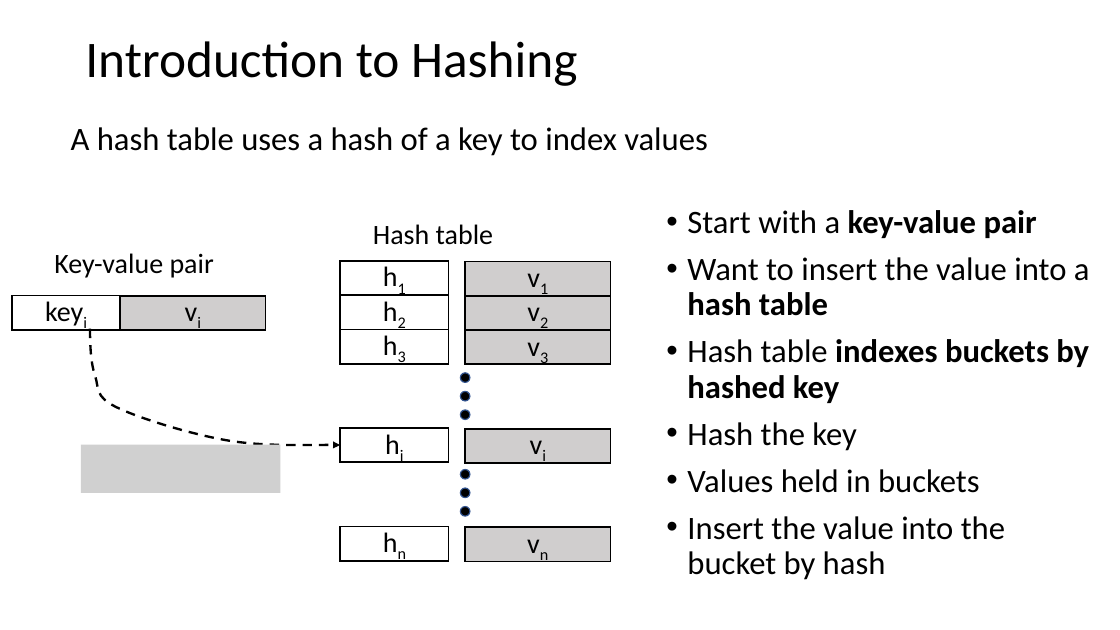
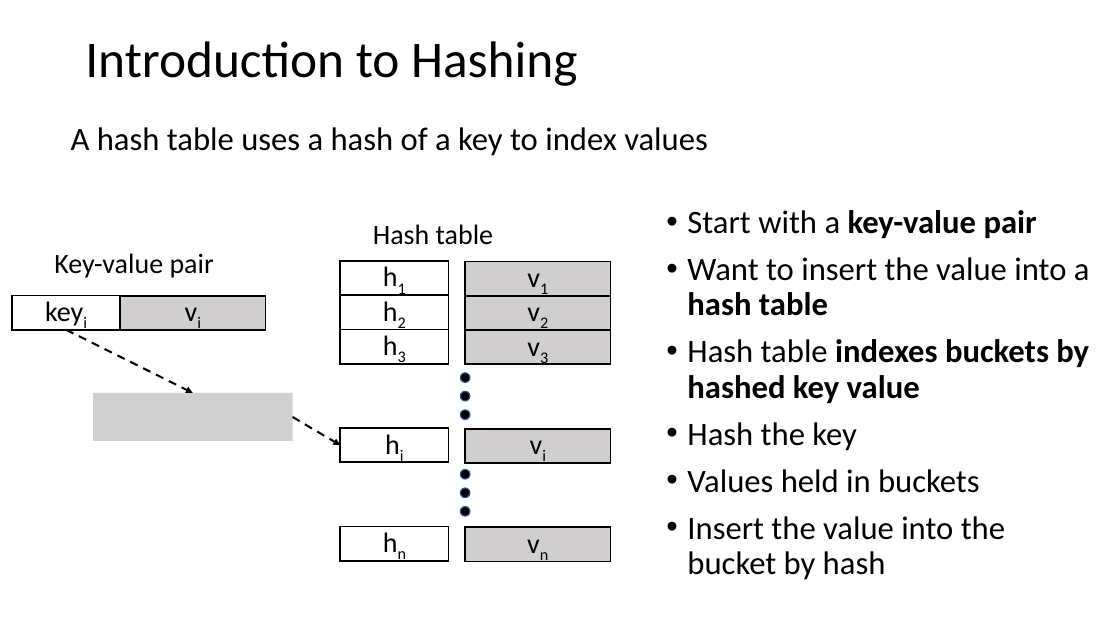
Before and after one commit to StephenElston/CSCI-E-108, a slide deck: slide 15 of slides/1_Introduction.pptx (slide 13 before the commit). Drawn at 1120x630 pixels with LibreOffice and Linux fonts; fonts in the diff are those of the drawing; grey boxes stand for pictures. Boxes give left, top, right and bottom in pixels: in the first picture for what was removed or moved away, otherwise in the second. Text is boxed around its words. In the diff, an @@ line names an element or a change of style, - is before the commit and + after.

```diff
--- a/slides/1_Introduction.pptx
+++ b/slides/1_Introduction.pptx
@@ freeform shape removed at [90, 329, 340, 445] @@
@@ arrow added from (66, 330) to (193, 393), #000000 1.75 pt dashed @@
@@ text at [687, 339, 1089, 403]: text changed @@
-• Hash table indexes buckets by hashed key
+• Hash table indexes buckets by hashed key value
@@ picture added at [93, 393, 292, 441] @@
@@ arrow added from (292, 417) to (340, 445), #000000 1.75 pt dashed @@
@@ picture removed at [81, 444, 280, 492] @@
```
Also in this commit, not shown: 4 other slides changed, 1 slide added.
